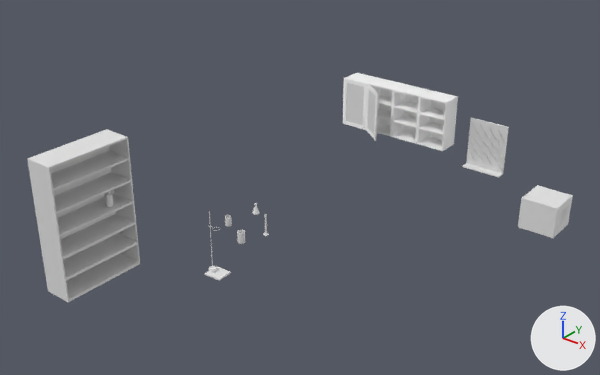
One commit to the glTF model assets/equipment.glb: the scene before it, then after it.
Camera for both pictures: a 50 mm lens placed at (6.94, -8.27, 6.51), pointed at (0.39, -0.08, 1.43). Every picture has the same lights, and +X, +Y and +Z are marked at lower right. Where no turn or scale is listed for an object, it has been applied to the vertices.

Script lines for the objects in view, before the commit:
```python
ob_cab_door_1 = bpy.data.objects.new('Cab_Door_1', me_cube_001)
ob_cab_door_1.location = (-0.48, 2.14, 1.5)
ob_cab_door_2 = bpy.data.objects.new('Cab_Door_2', me_cube_027)
ob_cab_door_2.location = (0.0, 0.0, 0.0)
ob_cab_glass_1 = bpy.data.objects.new('Cab_Glass_1', me_cube_004)
ob_cab_glass_1.location = (-0.25, 2.48, 1.5)
ob_cab_glass_2 = bpy.data.objects.new('Cab_Glass_2', me_cube_028)
ob_cab_glass_2.location = (0.17, 2.0, 1.5)
ob_cabinet_1 = bpy.data.objects.new('Cabinet_1', me_cube)
ob_cabinet_1.location = (0.0, 0.0, 0.0)
ob_cabinet_2 = bpy.data.objects.new('Cabinet_2', me_cube_026)
ob_cabinet_2.location = (0.0, 0.0, 0.0)
ob_cabinet_3 = bpy.data.objects.new('Cabinet_3', me_cube_031)
ob_cabinet_3.location = (0.0, 0.0, 0.0)
ob_cabinet_4 = bpy.data.objects.new('Cabinet_4', me_cube_040)
ob_cabinet_4.location = (1.15, 2.48, 1.76)
ob_tallshelf = bpy.data.objects.new('TallShelf', me_cube_024)
ob_tallshelf.location = (0.0, 0.0, 0.0)
# also in view: 'Pegboard' at (1.93, 2.41, 1.62); 'Autoclave' at (3.09, 2.12, 1.04)
```
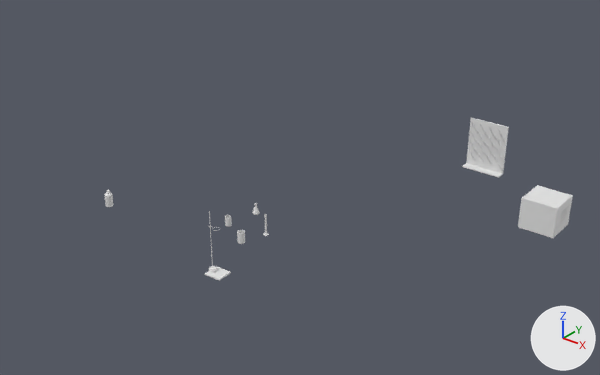
Where the change shows, as pixel boxes [x1, y1, x2, y2] in the pictures (600 x 375 px):
'TallShelf', deleted
    before: [27, 129, 140, 302]
'Cabinet_4', deleted
    before: [417, 90, 458, 151]
'Cabinet_3', deleted
    before: [391, 84, 431, 144]
'Cabinet_2', deleted
    before: [369, 78, 405, 137]
'Cab_Glass_1', deleted
    before: [346, 83, 364, 125]
'Cab_Door_1', deleted
    before: [343, 78, 368, 130]
'Cab_Door_2', deleted
    before: [366, 84, 378, 141]
'Cab_Glass_2', deleted
    before: [367, 90, 376, 135]
'Cabinet_1', deleted
    before: [345, 73, 380, 84]

Diff of the bpy script that builds the scene:
```diff
--- a/assets/equipment.glb.py
+++ b/assets/equipment.glb.py
@@ ob_cabinet_4 @@
-ob_cabinet_4 = bpy.data.objects.new('Cabinet_4', me_cube_040)
-ob_cabinet_4.location = (1.15, 2.48, 1.76)
@@ ob_cabinet_3 @@
-ob_cabinet_3 = bpy.data.objects.new('Cabinet_3', me_cube_031)
-ob_cabinet_3.location = (0.0, 0.0, 0.0)
@@ ob_cabinet_2 @@
-ob_cabinet_2 = bpy.data.objects.new('Cabinet_2', me_cube_026)
-ob_cabinet_2.location = (0.0, 0.0, 0.0)
@@ ob_cab_door_2 @@
-ob_cab_door_2 = bpy.data.objects.new('Cab_Door_2', me_cube_027)
-ob_cab_door_2.location = (0.0, 0.0, 0.0)
@@ ob_cab_glass_2 @@
-ob_cab_glass_2 = bpy.data.objects.new('Cab_Glass_2', me_cube_028)
-ob_cab_glass_2.location = (0.17, 2.0, 1.5)
@@ ob_tallshelf @@
-ob_tallshelf = bpy.data.objects.new('TallShelf', me_cube_024)
-ob_tallshelf.location = (0.0, 0.0, 0.0)
@@ ob_cabinet_1 @@
-ob_cabinet_1 = bpy.data.objects.new('Cabinet_1', me_cube)
-ob_cabinet_1.location = (0.0, 0.0, 0.0)
@@ ob_cab_door_1 @@
-ob_cab_door_1 = bpy.data.objects.new('Cab_Door_1', me_cube_001)
-ob_cab_door_1.location = (-0.48, 2.14, 1.5)
@@ ob_cab_glass_1 @@
-ob_cab_glass_1 = bpy.data.objects.new('Cab_Glass_1', me_cube_004)
-ob_cab_glass_1.location = (-0.25, 2.48, 1.5)
@@ ob_cab_handle_1 @@
-ob_cab_handle_1 = bpy.data.objects.new('Cab_Handle_1', me_cube_003)
-ob_cab_handle_1.location = (-0.06, 2.1, 1.65)
@@ ob_cab_lock_1 @@
-ob_cab_lock_1 = bpy.data.objects.new('Cab_Lock_1', me_cylinder)
-ob_cab_lock_1.location = (-0.05, 2.12, 1.54)
```
